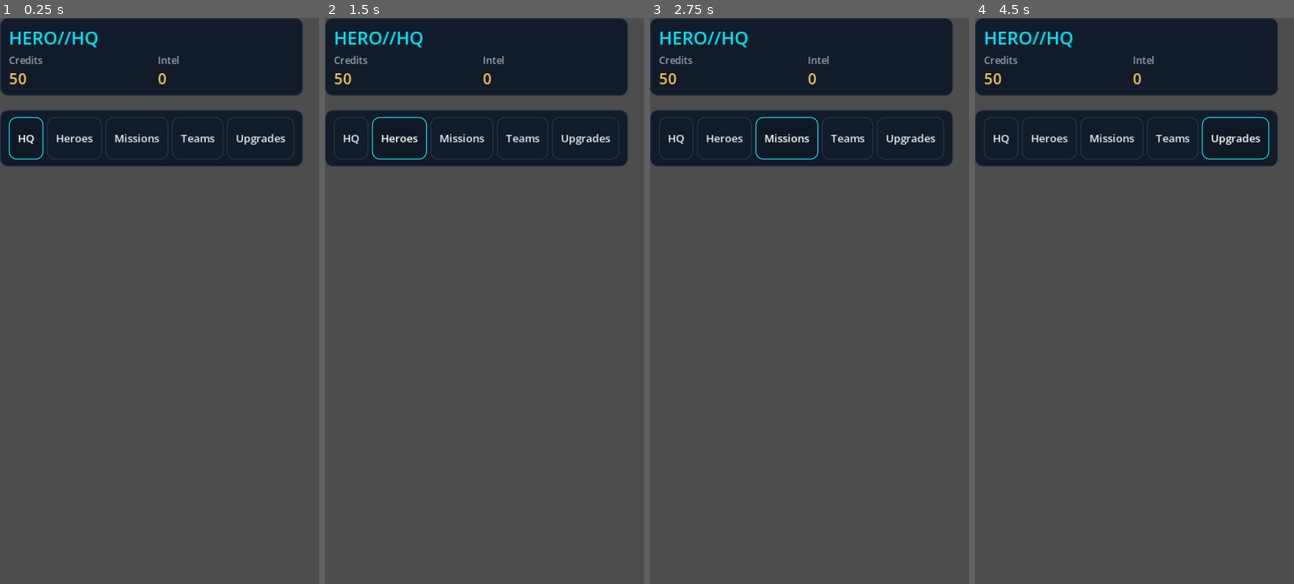
Above: before the commit, frames 1-4 (left to right).
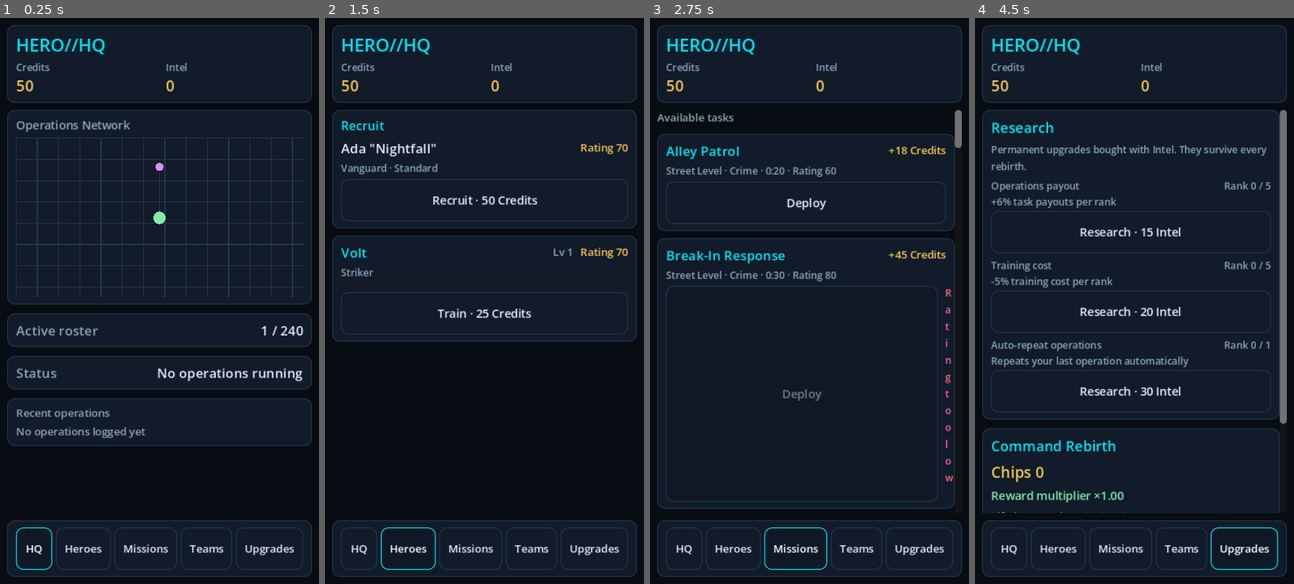
Above: after the commit, the same moments.

Repository: JetRobertsBCCA/HeroHQInc
Game: Godot game, scene res://games/hero_hq/scenes/app.tscn
Two runs of this game, one before a commit and one after it. Both use one fixed random seed, a clock stepped at 60 frames per second and the inputs below.
Inputs:
- Up to frame 1 (0.25 s): no input
- Up to frame 2 (1.5 s): click "HQ" at 0.5 s; click "Heroes" at 1.25 s
- Up to frame 3 (2.75 s): click "Missions" at 2 s
- Up to frame 4 (4.5 s): click "Deploy" at 2.75 s; click "Teams" at 3.5 s; click "Upgrades" at 4.25 s

The runs differ from the first frame. In frame 1, 80% of the frame differs, in the area x 0-100%, y 0-100%; in frame 2, 80%; in frame 3, 81%; in frame 4, 80%.

Commit message:
Make the UI render and give Teams a real squad screen
ScreenShell sized itself with set_anchors_preset, which preserves a control's
current zero size, so the content slot was 0 px tall and every screen drew
nothing despite passing headless tests. A second preset then centred content at
its minimum size, and safe-area insets scaled a desktop monitor's safe area into
the window as a fake 151x209 notch. Fill controls through one helper, apply
insets only when the window spans the display, and stop wrapping labels from
collapsing in HBox rows.

Add a pack-driven TeamScreen so the Teams tab lists squad operations, the
auto-selected members, their ratings against the gate, missing roles and the
blocking reason, deploying through the same simulation path as Missions. Add
windowed UI capture tooling so layout regressions are visible.

🤖 Generated with Codebuff
Co-Authored-By: Codebuff <noreply@codebuff.com>

Diff:
--- a/framework/ui/screen_shell.gd
+++ b/framework/ui/screen_shell.gd
@@ -23,7 +23,7 @@
 func build(pack: GamePack) -> void:
 	_pack = pack
 	theme = ThemeTokens.build_theme(pack)
-	set_anchors_preset(Control.PRESET_FULL_RECT)
+	UILayout.fill(self)
 
 	for child in get_children():
 		remove_child(child)
@@ -31,12 +31,12 @@
 
 	var background := ColorRect.new()
 	background.color = ThemeTokens.color(pack, "background")
-	background.set_anchors_preset(Control.PRESET_FULL_RECT)
+	UILayout.fill(background)
 	background.mouse_filter = Control.MOUSE_FILTER_IGNORE
 	add_child(background)
 
 	var safe_margin := MarginContainer.new()
-	safe_margin.set_anchors_preset(Control.PRESET_FULL_RECT)
+	UILayout.fill(safe_margin)
 	safe_margin.name = "SafeArea"
 	add_child(safe_margin)
 
@@ -158,6 +158,19 @@
 	var screen_size := Vector2(DisplayServer.screen_get_size())
 	if screen_size.x <= 0.0 or screen_size.y <= 0.0:
 		return
+	# The safe area is reported in screen pixels and is only meaningful when the
+	# window spans the display (phones, fullscreen). A desktop window is a small
+	# rectangle on a large monitor, so scaling the screen inset into it would
+	# invent a huge fake notch.
+	var mode := DisplayServer.window_get_mode()
+	var fullscreen := mode == DisplayServer.WINDOW_MODE_FULLSCREEN \
+		or mode == DisplayServer.WINDOW_MODE_EXCLUSIVE_FULLSCREEN
+	if not fullscreen and (
+		window_size.x < screen_size.x - 2.0 or window_size.y < screen_size.y - 2.0
+	):
+		_apply_margins(safe_margin, 0, 0, 0, 0)
+		return
+
 	var safe_area := Rect2(DisplayServer.get_display_safe_area())
 	var left := (safe_area.position.x / screen_size.x) * window_size.x
 	var top := (safe_area.position.y / screen_size.y) * window_size.y
--- a/framework/ui/screens/prestige_screen.gd
+++ b/framework/ui/screens/prestige_screen.gd
@@ -76,10 +76,16 @@
 	var name_label := _body_label(_pack.label(str(rules.get("label_key", "")), branch_id))
 	name_label.size_flags_horizontal = Control.SIZE_EXPAND_FILL
 	header.add_child(name_label)
-	var rank_label := _body_label("%s %d / %d" % [
+	# A wrapping label has zero minimum width, so an HBox will squeeze it to a
+	# single character column. The rank must keep its natural width.
+	var rank_label := Label.new()
+	rank_label.text = "%s %d / %d" % [
 		_pack.label("ui.research_rank", "Rank"), current, maximum,
-	])
+	]
 	rank_label.horizontal_alignment = HORIZONTAL_ALIGNMENT_RIGHT
+	rank_label.size_flags_horizontal = Control.SIZE_SHRINK_END
+	rank_label.add_theme_font_size_override("font_size", 11)
+	rank_label.add_theme_color_override("font_color", ThemeTokens.color(_pack, "muted"))
 	header.add_child(rank_label)
 	column.add_child(header)
 
@@ -166,9 +172,9 @@
 func _ensure_built() -> void:
 	if _root != null:
 		return
-	set_anchors_preset(Control.PRESET_FULL_RECT)
+	UILayout.fill(self)
 	var scroll := ScrollContainer.new()
-	scroll.set_anchors_preset(Control.PRESET_FULL_RECT)
+	UILayout.fill(scroll)
 	scroll.horizontal_scroll_mode = ScrollContainer.SCROLL_MODE_DISABLED
 	add_child(scroll)
 	_root = VBoxContainer.new()
--- a/framework/ui/screens/roster_screen.gd
+++ b/framework/ui/screens/roster_screen.gd
@@ -78,9 +78,9 @@
 func _ensure_built() -> void:
 	if _root != null:
 		return
-	set_anchors_preset(Control.PRESET_FULL_RECT)
+	UILayout.fill(self)
 	var scroll := ScrollContainer.new()
-	scroll.set_anchors_preset(Control.PRESET_FULL_RECT)
+	UILayout.fill(scroll)
 	scroll.horizontal_scroll_mode = ScrollContainer.SCROLL_MODE_DISABLED
 	add_child(scroll)
 	_root = VBoxContainer.new()
--- a/framework/ui/screens/task_board.gd
+++ b/framework/ui/screens/task_board.gd
@@ -95,9 +95,9 @@
 func _ensure_built() -> void:
 	if _root != null:
 		return
-	set_anchors_preset(Control.PRESET_FULL_RECT)
+	UILayout.fill(self)
 	var scroll := ScrollContainer.new()
-	scroll.set_anchors_preset(Control.PRESET_FULL_RECT)
+	UILayout.fill(scroll)
 	scroll.horizontal_scroll_mode = ScrollContainer.SCROLL_MODE_DISABLED
 	add_child(scroll)
 
--- /dev/null
+++ b/framework/ui/screens/team_screen.gd
@@ -0,0 +1,225 @@
+class_name TeamScreen
+extends Control
+## Squad operations: every multi-agent task, its required roles, and the
+## strongest squad the roster can currently field.
+##
+## The preview uses `Simulation.auto_select_agents` and
+## `Simulation.evaluate_assignment`, the same helpers the deploy path uses, so
+## what is shown here cannot disagree with what deployment would actually do.
+
+signal deploy_requested(task_id: String)
+
+const MIN_TAP_HEIGHT := 48
+
+var _pack: GamePack
+var _state: GameState
+var _root: VBoxContainer
+var _list: VBoxContainer
+var _buttons: Dictionary = {}
+
+
+func squad_row_count() -> int:
+	return _list.get_child_count() if _list != null else 0
+
+
+func deploy_button(task_id: String) -> Button:
+	var button: Variant = _buttons.get(task_id, null)
+	if button is Button:
+		return button
+	return null
+
+
+func refresh(pack: GamePack, state: GameState) -> void:
+	_pack = pack
+	_state = state
+	_ensure_built()
+	_clear(_list)
+	_buttons.clear()
+
+	var task_ids: Array = []
+	for task_id in pack.task_ids():
+		if int(pack.task(task_id).get("required_agent_count", 1)) > 1:
+			task_ids.append(task_id)
+	task_ids.sort_custom(func(a: String, b: String) -> bool:
+		var rating_a := int(pack.task(a).get("minimum_rating", 0))
+		var rating_b := int(pack.task(b).get("minimum_rating", 0))
+		if rating_a != rating_b:
+			return rating_a < rating_b
+		return a < b
+	)
+	for task_id in task_ids:
+		_list.add_child(_squad_row(str(task_id)))
+	if task_ids.is_empty():
+		var empty := Label.new()
+		empty.text = pack.label("ui.no_squads", "No squad operations in this pack")
+		empty.add_theme_color_override("font_color", ThemeTokens.color(pack, "muted"))
+		empty.autowrap_mode = TextServer.AUTOWRAP_WORD_SMART
+		_list.add_child(empty)
+
+
+func _ensure_built() -> void:
+	if _root != null:
+		return
+	UILayout.fill(self)
+	var scroll := ScrollContainer.new()
+	UILayout.fill(scroll)
+	scroll.horizontal_scroll_mode = ScrollContainer.SCROLL_MODE_DISABLED
+	add_child(scroll)
+
+	_root = VBoxContainer.new()
+	_root.size_flags_horizontal = Control.SIZE_EXPAND_FILL
+	_root.add_theme_constant_override("separation", 8)
+	scroll.add_child(_root)
+
+	var heading := Label.new()
+	heading.text = _pack.label("ui.squad_operations", "Squad operations")
+	heading.add_theme_font_size_override("font_size", 13)
+	heading.add_theme_color_override("font_color", ThemeTokens.color(_pack, "muted"))
+	_root.add_child(heading)
+
+	var hint := Label.new()
+	hint.text = _pack.label("ui.squad_hint", "")
+	hint.autowrap_mode = TextServer.AUTOWRAP_WORD_SMART
+	hint.add_theme_font_size_override("font_size", 11)
+	hint.add_theme_color_override("font_color", ThemeTokens.color(_pack, "muted"))
+	hint.visible = not hint.text.is_empty()
+	_root.add_child(hint)
+
+	_list = VBoxContainer.new()
+	_list.size_flags_horizontal = Control.SIZE_EXPAND_FILL
+	_list.add_theme_constant_override("separation", 8)
+	_root.add_child(_list)
+
+
+func _squad_row(task_id: String) -> Control:
+	var task := _pack.task(task_id)
+	var required_count := maxi(int(task.get("required_agent_count", 1)), 1)
+	var selected := Simulation.auto_select_agents(_state, _pack, task_id, true)
+	var evaluation := Simulation.evaluate_assignment(_state, _pack, task_id, selected)
+
+	var panel := PanelContainer.new()
+	var column := VBoxContainer.new()
+	column.add_theme_constant_override("separation", 4)
+	panel.add_child(column)
+
+	var top := HBoxContainer.new()
+	top.add_theme_constant_override("separation", 8)
+	column.add_child(top)
+
+	var name_label := Label.new()
+	name_label.text = _pack.label(str(task.get("name_key", "")), task_id)
+	name_label.size_flags_horizontal = Control.SIZE_EXPAND_FILL
+	name_label.add_theme_color_override("font_color", ThemeTokens.color(_pack, "accent"))
+	top.add_child(name_label)
+
+	var rewards: Variant = task.get("rewards", null)
+	if rewards is Dictionary:
+		var reward_label := Label.new()
+		reward_label.text = TextFormat.rewards(_pack, rewards)
+		reward_label.add_theme_font_size_override("font_size", 12)
+		reward_label.add_theme_color_override("font_color", ThemeTokens.color(_pack, "reward"))
+		top.add_child(reward_label)
+
+	var detail := Label.new()
+	detail.text = _pack.task_detail(task_id)
+	detail.autowrap_mode = TextServer.AUTOWRAP_WORD_SMART
+	detail.add_theme_font_size_override("font_size", 11)
+	detail.add_theme_color_override("font_color", ThemeTokens.color(_pack, "muted"))
+	column.add_child(detail)
+
+	var names: Array[String] = []
+	var rating_total := 0.0
+	for raw_id in selected:
+		var agent_id := str(raw_id)
+		var record: Variant = _state.agents.get(agent_id, {})
+		if not (record is Dictionary):
+			continue
+		var agent: Dictionary = record
+		names.append("%s (%d)" % [_pack.agent_name(agent_id, agent), AgentRules.rating(agent)])
+		rating_total += AgentRules.rating_value(agent)
+
+	var members := Label.new()
+	members.text = "%s %d/%d · %s" % [
+		_pack.label("ui.squad", "Squad"),
+		selected.size(),
+		required_count,
+		", ".join(names) if not names.is_empty() else _pack.label("ui.no_agents", "No agents yet"),
+	]
+	members.autowrap_mode = TextServer.AUTOWRAP_WORD_SMART
+	members.add_theme_font_size_override("font_size", 11)
+	members.add_theme_color_override("font_color", ThemeTokens.color(_pack, "text"))
+	column.add_child(members)
+
+	var required_rating := int(task.get("minimum_rating", 0))
+	var average := rating_total / float(maxi(selected.size(), 1))
+	var rating_label := Label.new()
+	rating_label.text = "%s %d / %d" % [
+		_pack.label("ui.squad_rating", "Squad rating"),
+		int(roundf(average)),
+		required_rating,
+	]
+	rating_label.add_theme_font_size_override("font_size", 11)
+	rating_label.add_theme_color_override("font_color", ThemeTokens.color(
+		_pack, "success" if evaluation.get("ok", false) else "warning"
+	))
+	column.add_child(rating_label)
+
+	var missing := _missing_roles(task, selected)
+	if not missing.is_empty():
+		var missing_label := Label.new()
+		missing_label.text = "%s %s" % [_pack.label("ui.requires", "Needs"), ", ".join(missing)]
+		missing_label.autowrap_mode = TextServer.AUTOWRAP_WORD_SMART
+		missing_label.add_theme_font_size_override("font_size", 11)
+		missing_label.add_theme_color_override("font_color", ThemeTokens.color(_pack, "warning"))
+		column.add_child(missing_label)
+
+	var row := HBoxContainer.new()
+	row.add_theme_constant_override("separation", 8)
+	column.add_child(row)
+
+	var button := Button.new()
+	button.name = "Deploy_%s" % task_id
+	button.text = _pack.label("ui.deploy", "Deploy")
+	button.custom_minimum_size = Vector2(0, MIN_TAP_HEIGHT)
+	button.size_flags_horizontal = Control.SIZE_EXPAND_FILL
+	button.disabled = not evaluation.get("ok", false)
+	button.pressed.connect(func() -> void: deploy_requested.emit(task_id))
+	row.add_child(button)
+	_buttons[task_id] = button
+
+	# The reason gets its own full-width line: a wrapping label inside the button
+	# row has zero minimum width and collapses into a one-character column.
+	if not evaluation.get("ok", false):
+		var code := str(evaluation.get("code", ""))
+		var reason := Label.new()
+		reason.text = _pack.label("ui.blocked_%s" % code, code)
+		reason.autowrap_mode = TextServer.AUTOWRAP_WORD_SMART
+		reason.add_theme_font_size_override("font_size", 11)
+		reason.add_theme_color_override("font_color", ThemeTokens.color(_pack, "warning"))
+		column.add_child(reason)
+	return panel
+
+
+## Required roles the auto-selected squad does not cover, as display names.
+func _missing_roles(task: Dictionary, selected: Array) -> Array[String]:
+	var missing: Array[String] = []
+	var required: Variant = task.get("required_role_ids", [])
+	if not (required is Array):
+		return missing
+	for raw_role in required:
+		var role_id := str(raw_role)
+		var covered := false
+		for raw_id in selected:
+			var record: Variant = _state.agents.get(str(raw_id), {})
+			if record is Dictionary and str((record as Dictionary).get("role_id", "")) == role_id:
+				covered = true
+				break
+		if not covered:
+			missing.append(_pack.label(str(_pack.role(role_id).get("name_key", "")), role_id))
+	return missing
+
+
+func _clear(container: VBoxContainer) -> void:
+	for child in container.get_children():
+		container.remove_child(child)
+		child.queue_free()
--- /dev/null
+++ b/framework/ui/ui_layout.gd
@@ -0,0 +1,16 @@
+class_name UILayout
+extends RefCounted
+## Small layout helpers shared by the framework screens.
+##
+## `set_anchors_and_offsets_preset(PRESET_FULL_RECT)` defaults to minimum-size
+## mode, so a freshly built control ends up at its minimum size in the middle of
+## its parent instead of filling it. Filling therefore needs anchors *and*
+## explicit zero offsets.
+
+## Makes `control` fill its parent control's rect.
+static func fill(control: Control) -> void:
+	control.set_anchors_preset(Control.PRESET_FULL_RECT)
+	control.offset_left = 0.0
+	control.offset_top = 0.0
+	control.offset_right = 0.0
+	control.offset_bottom = 0.0
--- a/games/hero_hq/locale/en.json
+++ b/games/hero_hq/locale/en.json
@@ -66,6 +66,10 @@
 	"ui.rating": "Rating",
 	"ui.squad": "Squad",
 	"ui.requires": "Needs",
+	"ui.squad_operations": "Squad operations",
+	"ui.squad_rating": "Squad rating",
+	"ui.squad_hint": "Each operation fields the strongest available heroes for its required roles.",
+	"ui.no_squads": "No squad operations in this pack",
 	"ui.level": "Lv",
 	"ui.deploy": "Deploy",
 	"ui.train": "Train",
--- a/games/hero_hq/scenes/app.gd
+++ b/games/hero_hq/scenes/app.gd
@@ -14,6 +14,7 @@
 const HOME_TAB := "hq"
 const HEROES_TAB := "heroes"
 const MISSIONS_TAB := "missions"
+const TEAMS_TAB := "teams"
 const UPGRADES_TAB := "upgrades"
 const STARTER_ROLE_ORDER := ["vanguard", "striker", "tech", "support", "mystic"]
 const TICK_SECONDS := 1.0
@@ -29,13 +30,14 @@
 var _events_log: Array[String] = []
 var _task_board: TaskBoard
 var _roster: RosterScreen
+var _teams: TeamScreen
 var _prestige_screen: PrestigeScreen
 var _auto_task_id: String = ""
 var _tick_count: int = 0
 
 
 func _ready() -> void:
-	set_anchors_preset(Control.PRESET_FULL_RECT)
+	UILayout.fill(self)
 	var loaded := GamePackLoader.load_pack(PACK_ID)
 	var errors: Array = loaded.get("errors", [])
 	if not errors.is_empty():
@@ -121,6 +123,7 @@
 func _on_tab_selected(tab_id: String) -> void:
 	_task_board = null
 	_roster = null
+	_teams = null
 	_prestige_screen = null
 	if tab_id == HOME_TAB:
 		_shell.set_content(_build_hq_content())
@@ -131,6 +134,13 @@
 		_task_board.deploy_requested.connect(_on_deploy_requested)
 		_task_board.refresh(_pack, _state, _clock.now_utc())
 		_shell.set_content(_task_board)
+		return
+	if tab_id == TEAMS_TAB:
+		_teams = TeamScreen.new()
+		_teams.name = "TeamScreen"
+		_teams.deploy_requested.connect(_on_deploy_requested)
+		_teams.refresh(_pack, _state)
+		_shell.set_content(_teams)
 		return
 	if tab_id == HEROES_TAB:
 		_roster = RosterScreen.new()
@@ -448,7 +458,7 @@
 
 func _build_error_view(errors: Array) -> void:
 	var margin := MarginContainer.new()
-	margin.set_anchors_preset(Control.PRESET_FULL_RECT)
+	UILayout.fill(margin)
 	margin.add_theme_constant_override("margin_left", 16)
 	margin.add_theme_constant_override("margin_right", 16)
 	margin.add_theme_constant_override("margin_top", 16)
--- a/tests/framework/test_screens.gd
+++ b/tests/framework/test_screens.gd
@@ -99,3 +99,48 @@
 	assert_eq(received.size(), 1, "pressing train emits one request")
 	assert_eq(str(received[0]), "hero_volt", "the request names the agent")
 	roster.free()
+
+
+func test_team_screen_lists_only_squad_operations() -> void:
+	var pack := _pack()
+	var state := Simulation.new_state(pack, 1, 1000)
+	var screen := TeamScreen.new()
+	screen.refresh(pack, state)
+	var expected := 0
+	for task_id in pack.task_ids():
+		if int(pack.task(task_id).get("required_agent_count", 1)) > 1:
+			expected += 1
+	assert_true(expected > 0, "this pack declares squad operations")
+	assert_eq(screen.squad_row_count(), expected, "one row per squad operation")
+	screen.free()
+
+
+func test_team_screen_previews_and_deploys_a_valid_squad() -> void:
+	var pack := _pack()
+	var state := Simulation.new_state(pack, 1, 1000)
+	var screen := TeamScreen.new()
+	screen.refresh(pack, state)
+	assert_true(screen.deploy_button("s_raid").disabled, "a lone starter cannot field a squad")
+
+	# Two strong specialists satisfy Joint Raid's striker + support requirement.
+	var attributes: Dictionary = {}
+	for attribute in Recruitment.attribute_names(pack):
+		attributes[str(attribute)] = 40
+	for role_id in ["striker", "support"]:
+		var agent_id := "test_%s" % role_id
+		state.agents[agent_id] = {
+			"id": agent_id,
+			"role_id": role_id,
+			"level": 1,
+			"xp": 0,
+			"activity": "available",
+			"attributes": attributes.duplicate(true),
+		}
+	screen.refresh(pack, state)
+	assert_false(screen.deploy_button("s_raid").disabled, "a valid squad enables the deploy button")
+	var received: Array = []
+	screen.deploy_requested.connect(func(task_id: String) -> void: received.append(task_id))
+	screen.deploy_button("s_raid").emit_signal("pressed")
+	assert_eq(received.size(), 1, "pressing deploy emits one request")
+	assert_eq(str(received[0]), "s_raid", "the request names the squad operation")
+	screen.free()
--- /dev/null
+++ b/tooling/ui_capture.gd
@@ -0,0 +1,79 @@
+extends SceneTree
+## Temporary: boots the real app windowed and saves one PNG per tab.
+
+const PACK_ID := "hero_hq"
+const SHOT_DIR := "res://ui_shots"
+
+var _app: Control
+var _saved: Dictionary = {}
+
+
+func _initialize() -> void:
+	_run.call_deferred()
+
+
+func _run() -> void:
+	_backup_profile()
+	DirAccess.make_dir_recursive_absolute(ProjectSettings.globalize_path(SHOT_DIR))
+	var scene := load("res://games/hero_hq/scenes/app.tscn") as PackedScene
+	_app = scene.instantiate()
+	root.add_child(_app)
+	await process_frame
+	await process_frame
+	var timer := _app.get("_timer") as Timer
+	if timer != null:
+		timer.stop()
+	var pack: GamePack = _app.get("_pack")
+	var state: GameState = _app.get("_state")
+	state.resources["credits"] = 5000.0
+	state.resources["intel"] = 24.0
+	for _i in range(6):
+		Recruitment.recruit(state, pack)
+	for _i in range(6):
+		Simulation.train_agent(state, pack, "hero_volt")
+	Research.buy(state, pack, "ops_reward")
+	Simulation.deploy(state, pack, "s_alley", int(Time.get_unix_time_from_system()))
+	_app.call("_refresh_content")
+	await process_frame
+
+	for entry in pack.navigation:
+		var tab_id := str((entry as Dictionary).get("id", ""))
+		var button := _app.find_child("Tab_%s" % tab_id, true, false) as Button
+		if button == null:
+			print("missing tab ", tab_id)
+			continue
+		button.pressed.emit()
+		await process_frame
+		await process_frame
+		await RenderingServer.frame_post_draw
+		var image := root.get_texture().get_image()
+		var path := "%s/%s.png" % [SHOT_DIR, tab_id]
+		var error := image.save_png(path)
+		print("%s %s %dx%d err=%d" % [tab_id, ProjectSettings.globalize_path(path), image.get_width(), image.get_height(), error])
+
+	_app.queue_free()
+	await process_frame
+	await process_frame
+	_restore_profile()
+	quit(0)
+
+
+func _backup_profile() -> void:
+	for path in [SaveService.profile_path(PACK_ID), SaveService.backup_path(PACK_ID)]:
+		if not FileAccess.file_exists(path):
+			continue
+		var file := FileAccess.open(path, FileAccess.READ)
+		if file != null:
+			_saved[path] = file.get_buffer(file.get_length())
+			file.close()
+	SaveService.delete_profile(PACK_ID)
+
+
+func _restore_profile() -> void:
+	SaveService.delete_profile(PACK_ID)
+	for path in _saved.keys():
+		var file := FileAccess.open(path, FileAccess.WRITE)
+		if file != null:
+			file.store_buffer(_saved[path])
+			file.close()
+	print("restored %d file(s)" % _saved.size())
Not shown, added: framework/ui/screens/team_screen.gd.uid
Not shown, added: framework/ui/ui_layout.gd.uid
Not shown, added: tooling/playthrough_demo.gd.uid
Not shown, added: tooling/ui_capture.gd.uid
Not shown, changed: docs/CHANGELOG.md
